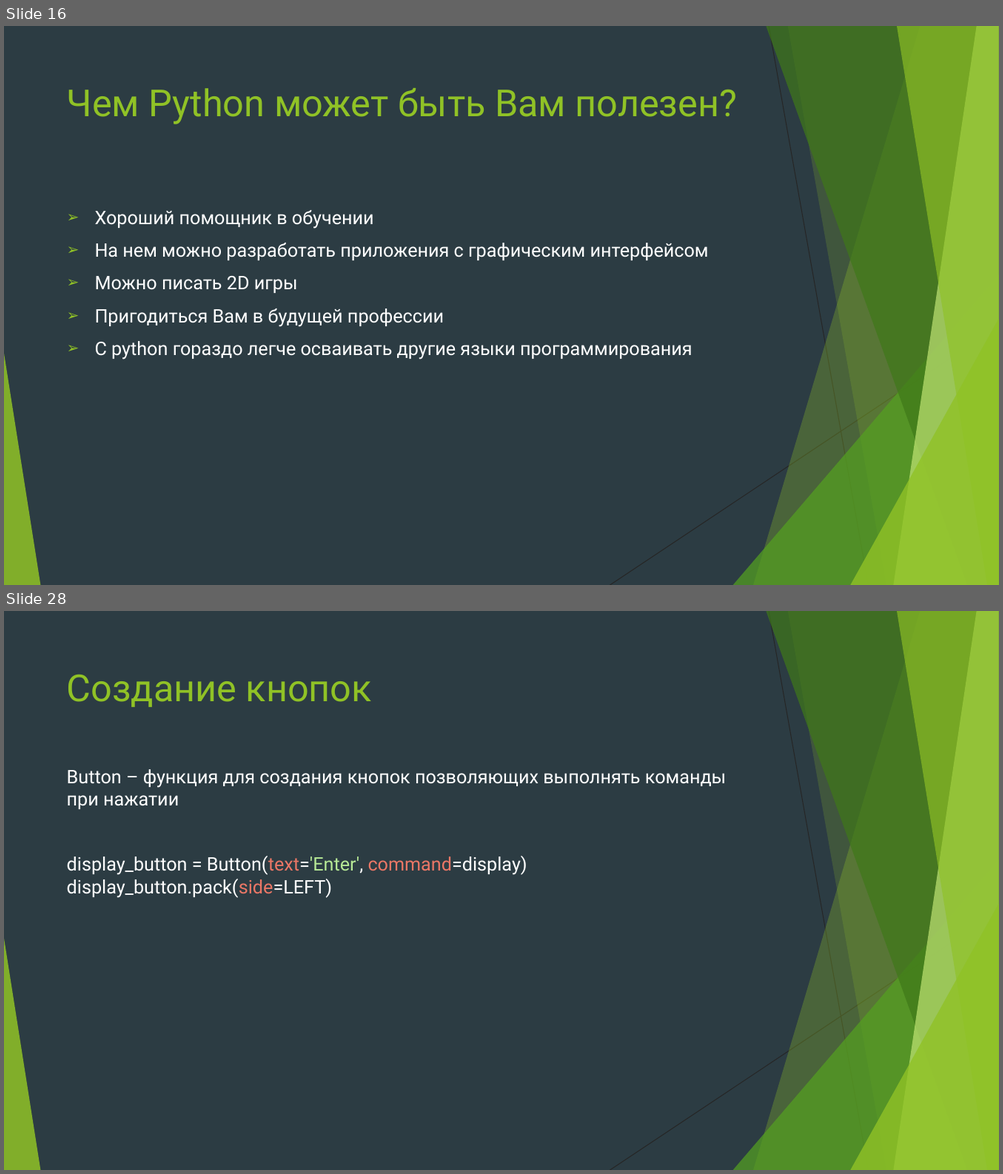
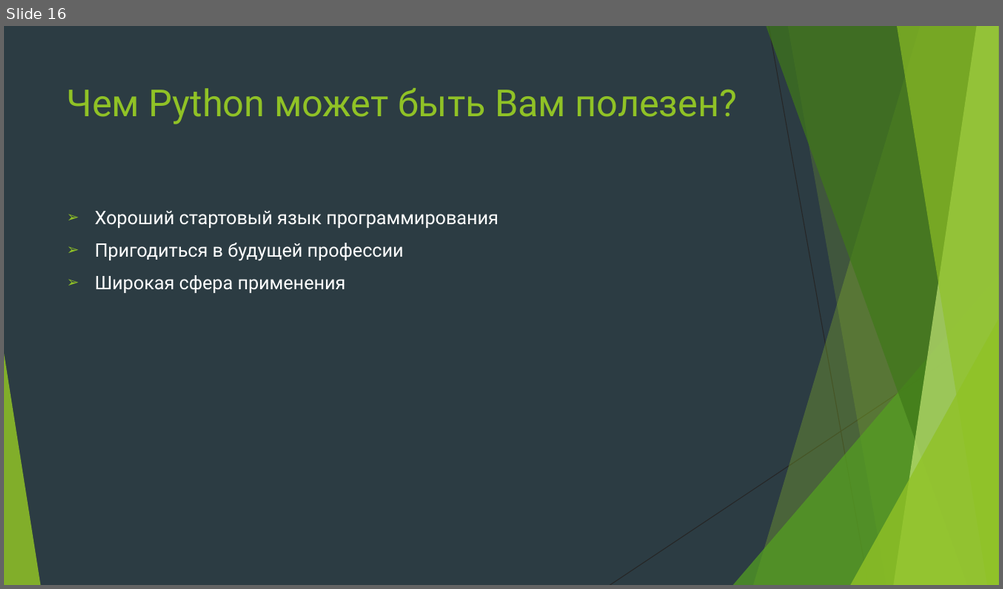
Before and after one commit to Yegor9151/for_corund, a slide deck: python/module 1/presentation/МК по Python.pptx. Shown one above the other, each under a label of ours: slides 16 and 28 before the commit, slide 16 after it; the slides between them are not shown. The pictures are 1003x1174 and 1003x589 pixels, drawn with LibreOffice and Linux fonts; fonts in the diff are those of the drawing. Boxes give left, top, right and bottom in pixels: in the first picture for what was removed or moved away, otherwise in the second. Text is boxed around its words. In the diff, an @@ line names an element or a change of style, - is before the commit and + after.

```diff
--- a/python/module 1/presentation/МК по Python.pptx
+++ b/python/module 1/presentation/МК по Python.pptx
@@ slide 28 removed at <box>4,611,999,1170</box>, background #2C3C43; not listed: 10 template elements that a slide beside it also shows @@
@@ title removed at <box>67,675,372,707</box> @@
-Создание кнопок
@@ text removed at <box>67,769,726,898</box> @@
-Button – функция для создания кнопок позволяющих выполнять команды при нажатии
-display_button = Button(text='Enter', command=display)
-display_button.pack(side=LEFT)
@@ slide 16 changed as well @@
@@ text at <box>95,211,498,293</box>: text changed @@
-➢ Хороший помощник в обучении
-➢ На нем можно разработать приложения с графическим интерфейсом
-➢ Можно писать 2D игры
-➢ Пригодиться Вам в будущей профессии
-➢ С python гораздо легче осваивать другие языки программирования
+➢ Хороший стартовый язык программирования
+➢ Пригодиться в будущей профессии
+➢ Широкая сфера применения
```
Also in this commit, not shown: 7 other slides changed, 13 other slides removed.
